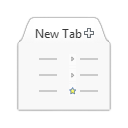
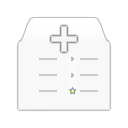
Two versions of the same layered image (w=128, h=128). Layer-by-layer changes:
painted on "+" over box(49, 24, 94, 54)
removed layer "title" over box(35, 29, 82, 38)
